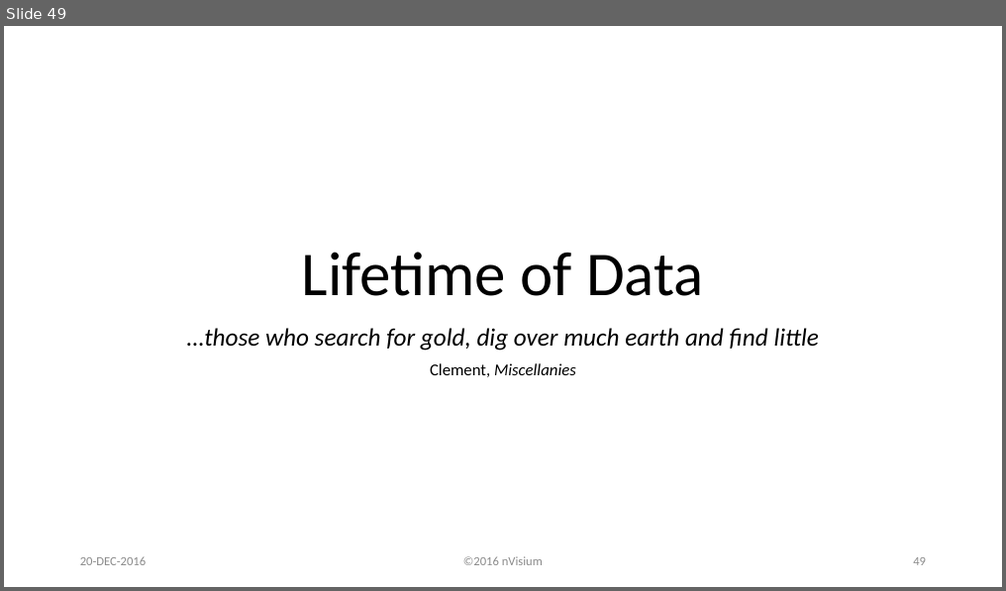
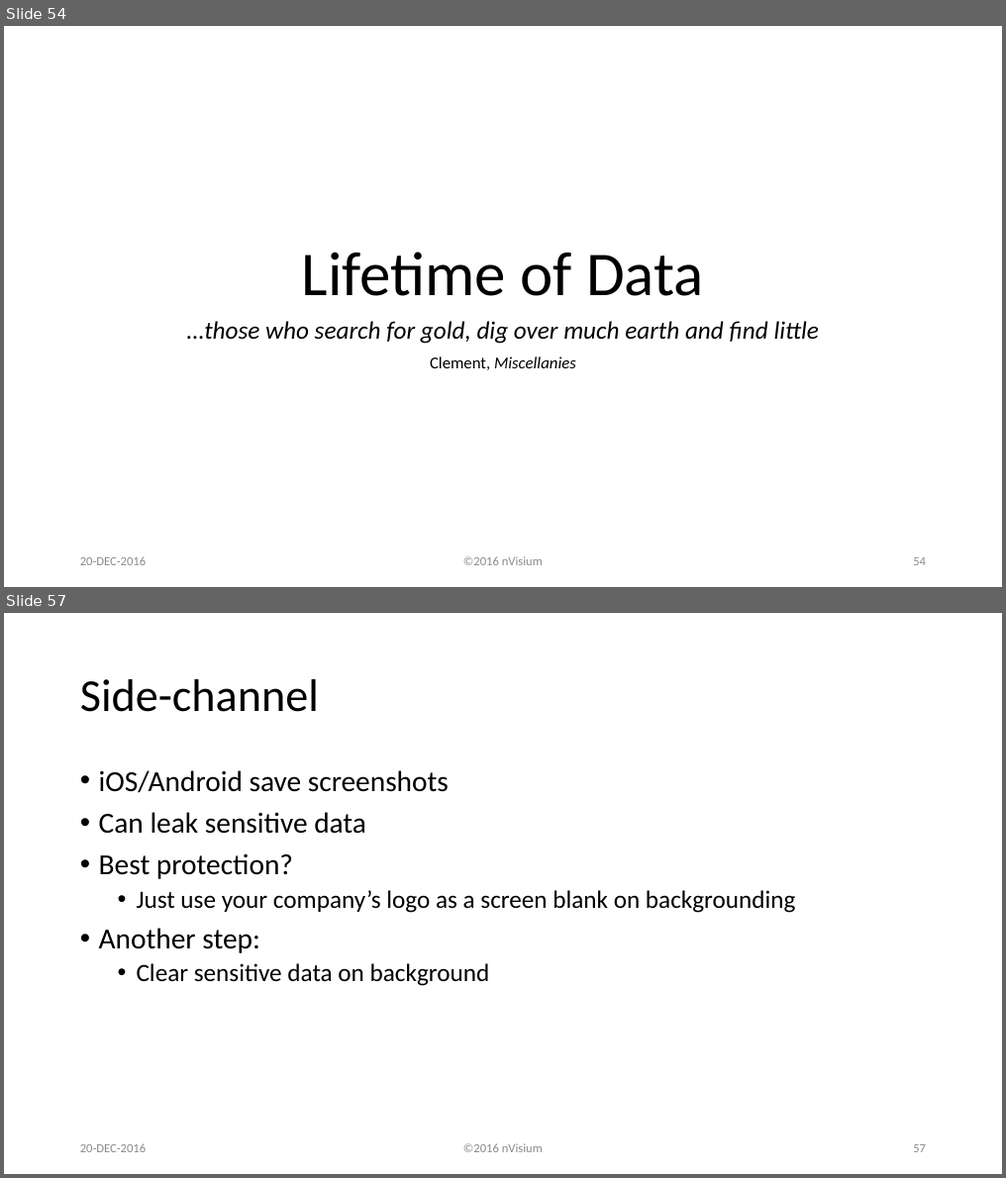
Before and after one commit to lojikil/heraclitus, a slide deck: HeraclitusSeminar.pptx. Shown one above the other, each under a label of ours: slide 49 before the commit, slides 54 and 57 after it; the slides between them are not shown. The pictures are 1006x591 and 1006x1178 pixels, drawn with LibreOffice and Linux fonts; fonts in the diff are those of the drawing; background and template pictures are left out. Boxes give left, top, right and bottom in pixels: in the first picture for what was removed or moved away, otherwise in the second. Text is boxed around its words. In the diff, an @@ line names an element or a change of style, - is before the commit and + after.

```diff
--- a/HeraclitusSeminar.pptx
+++ b/HeraclitusSeminar.pptx
@@ slide 57 added at (4,613,1002,1174), background #FFFFFF @@
@@ title added at (80,679,319,712), 44 pt, text #000000 @@
+Side-channel
@@ text added at (99,770,795,986), 24 pt, text #000000 @@
+• iOS/Android save screenshots
+• Can leak sensitive data
+• Best protection?
+  • Just use your company’s logo as a screen blank on backgrounding
+• Another step:
+  • Clear sensitive data on background
@@ text added at (80,1144,146,1153), 12 pt, text #8C8C8C @@
+20-DEC-2016
@@ text added at (463,1144,543,1153), 12 pt, text #8C8C8C @@
+©2016 nVisium
@@ page number added at (913,1145,926,1153), 12 pt, text #8C8C8C @@
+57
@@ what was slide 49 is now slide 54 @@
@@ slide 54 changed as well @@
@@ subtitle "…those who search for gold, ...": place and size @@
-subtitle "…those who search for gold, ..." at (187,328,819,377)
+subtitle "…those who search for gold, ..." at (187,321,819,371)
@@ page number at (913,558,926,566): text changed @@
-49
+54
```
Also in this commit, not shown: 26 other slides changed, 30 other slides added.
